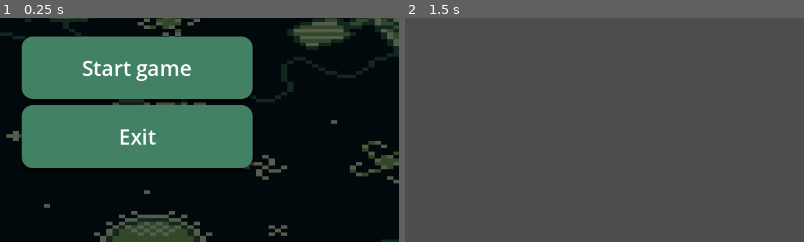
Above: before the commit, frames 1-2 (left to right).
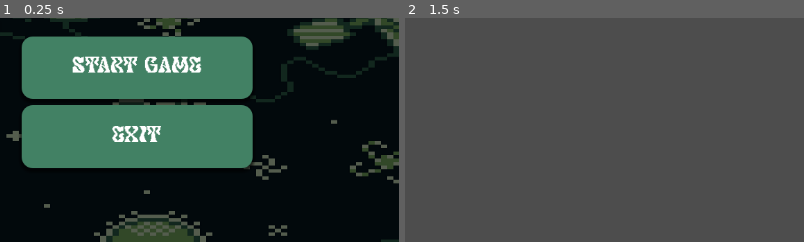
Above: after the commit, the same moments.

Repository: Farahq22/GodotGame
Game: Godot game, scene res://main_menu.tscn
Same seed, same stepped clock (60 frames per second), same inputs: the game is played once before the commit and once after it.
Inputs:
- Up to frame 1 (0.25 s): no input
- Up to frame 2 (1.5 s): click "Start game" at 0.5 s; tap Enter at 1.25 s
The pictures show only the part of the screen within x 33-83%, y 34-84%; the shares and areas given below are measured in that part.

The runs differ from the first frame. In frame 1, 2.7% of the frame differs, in the area x 18-51%, y 16-57%; in frame 2, nothing differs.

Commit message:
Fixed the font of the main menu UI

Diff:
--- a/main_menu.tscn
+++ b/main_menu.tscn
@@ -77,6 +77,7 @@
 theme_override_colors/font_focus_color = Color(1, 1, 1, 1)
 theme_override_colors/font_pressed_color = Color(1, 1, 1, 1)
 theme_override_colors/font_hover_color = Color(1, 1, 1, 1)
+theme_override_fonts/font = ExtResource("2_7vrkn")
 theme_override_font_sizes/font_size = 30
 theme_override_styles/normal = SubResource("StyleBoxFlat_rhts7")
 theme_override_styles/pressed = SubResource("StyleBoxFlat_7vrkn")
@@ -91,6 +92,7 @@
 theme_override_colors/font_focus_color = Color(1, 1, 1, 1)
 theme_override_colors/font_pressed_color = Color(1, 1, 1, 1)
 theme_override_colors/font_hover_color = Color(1, 1, 1, 1)
+theme_override_fonts/font = ExtResource("2_7vrkn")
 theme_override_font_sizes/font_size = 30
 theme_override_styles/normal = SubResource("StyleBoxFlat_rhts7")
 theme_override_styles/pressed = SubResource("StyleBoxFlat_7vrkn")
